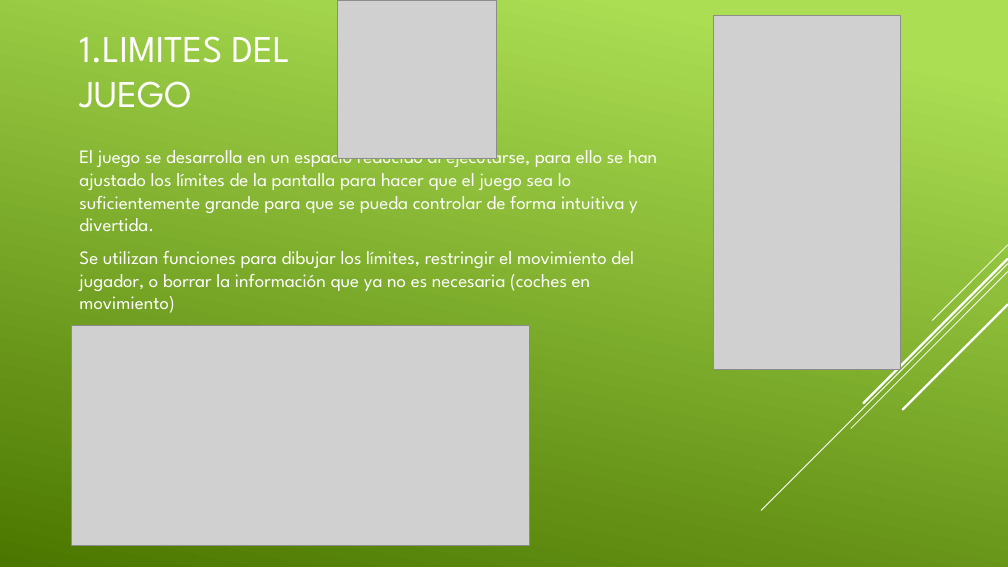
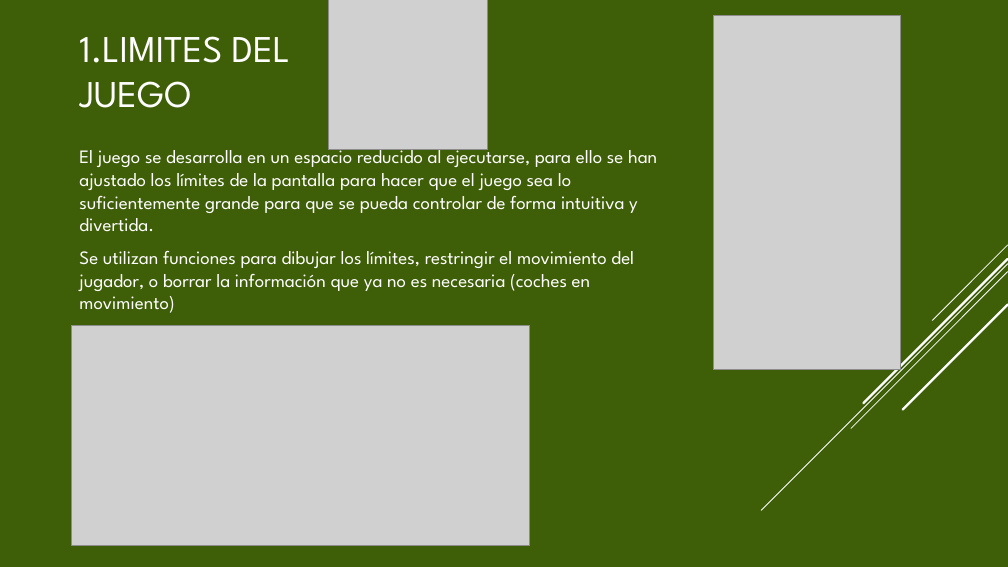
Before and after one commit to aigora/twA109_1920-camara-termica, a slide deck: slide 3 of CROSS the road.pptx. Drawn at 1008x567 pixels with LibreOffice and Linux fonts; fonts in the diff are those of the drawing; grey boxes stand for pictures. Boxes give left, top, right and bottom in pixels: in the first picture for what was removed or moved away, otherwise in the second. Text is boxed around its words. In the diff, an @@ line names an element or a change of style, - is before the commit and + after.

```diff
--- a/CROSS the road.pptx
+++ b/CROSS the road.pptx
@@ background gradient #ACDF55 to #4C7800 to gradient #ACDF55 to #3E5E08 @@
@@ picture: place and size @@
-picture at <box>337,0,496,159</box>
+picture at <box>328,0,487,149</box>
```
Also in this commit, not shown: 1 other slide changed.
